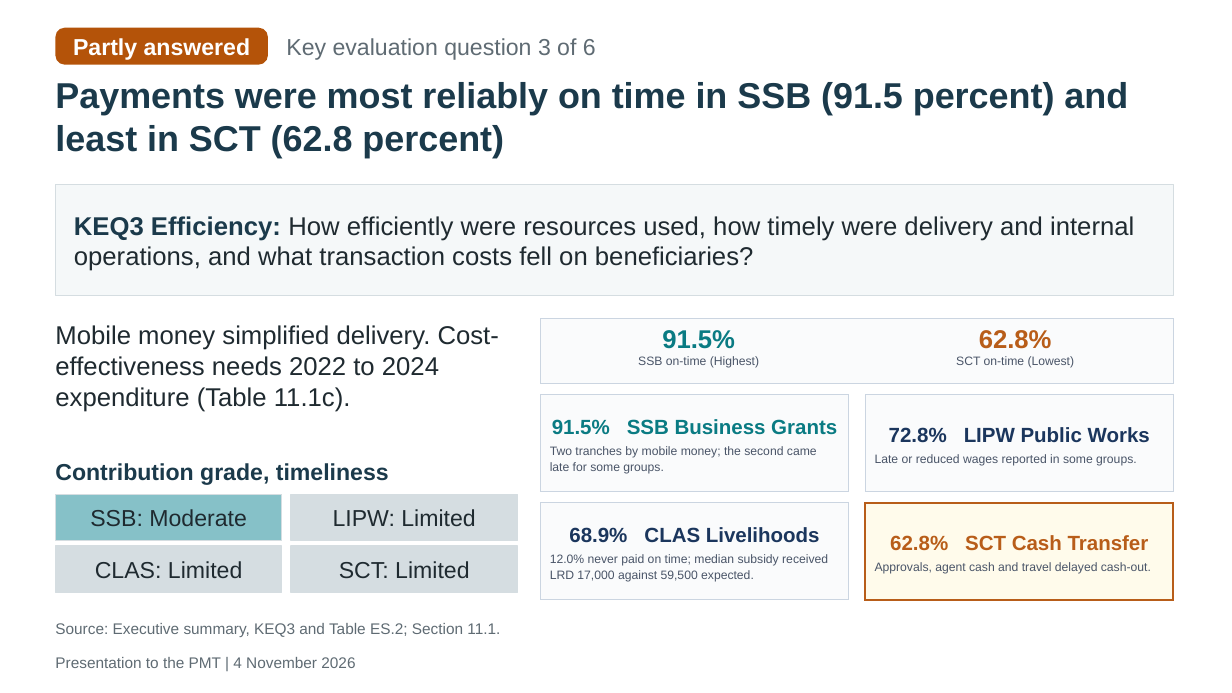
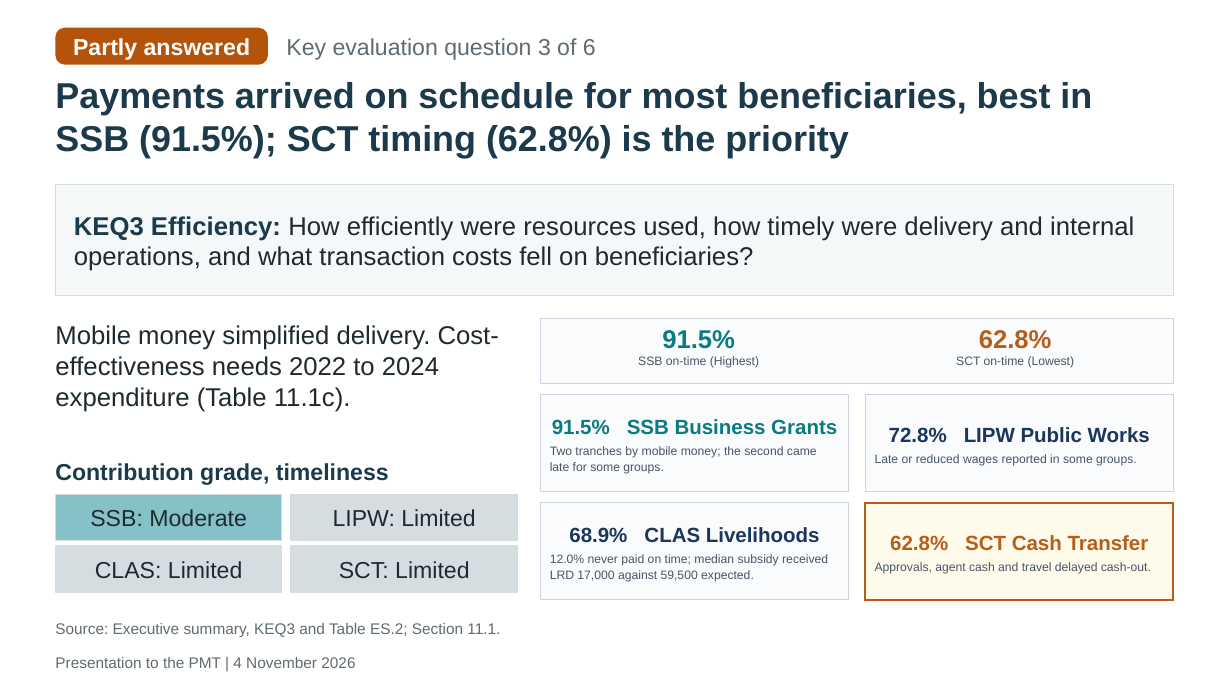
Before and after one commit to kokouekpinda/kokouekpinda, a slide deck: slide 27 of deliverables/REALISE_PMT_Presentation_v5.pptx (slide 26 before the commit). Drawn at 1232x693 pixels with LibreOffice and Linux fonts; fonts in the diff are those of the drawing. Boxes give left, top, right and bottom in pixels: in the first picture for what was removed or moved away, otherwise in the second. Text is boxed around its words. In the diff, an @@ line names an element or a change of style, - is before the commit and + after.

```diff
--- a/deliverables/REALISE_PMT_Presentation_v5.pptx
+++ b/deliverables/REALISE_PMT_Presentation_v5.pptx
@@ title at <box>55,82,1092,158</box>: text changed @@
-Payments were most reliably on time in SSB (91.5 percent) and least in SCT (62.8 percent)
+Payments arrived on schedule for most beneficiaries, best in SSB (91.5%); SCT timing (62.8%) is the priority
```
Also in this commit, not shown: 14 other slides changed, 1 slide added.
